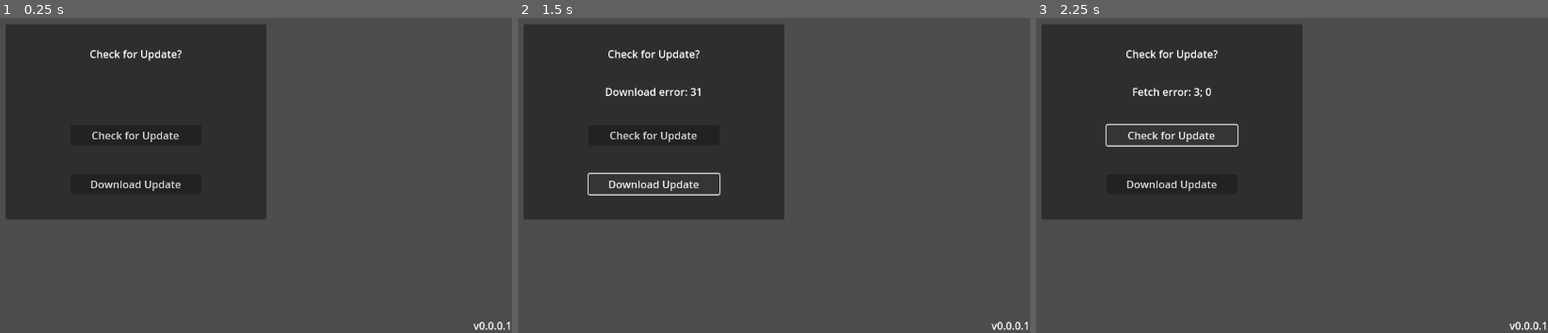
Above: before the commit, frames 1-3 (left to right).
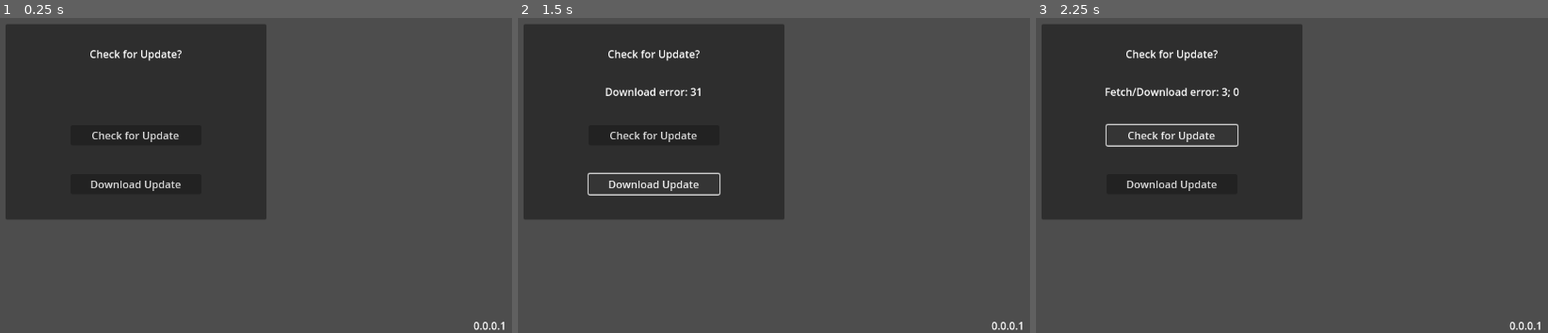
Above: after the commit, the same moments.

Repository: Sparrowworks/Pigeon
Game: Godot game, scene res://AutoUpdater.tscn
The game is run twice, just before and just after one commit, with the same random seed, the same clock (stepped at 60 frames per second) and the same inputs.
Inputs:
- Up to frame 1 (0.25 s): no input
- Up to frame 2 (1.5 s): click "Check for Update" at 0.5 s; click "Download Update" at 1.25 s
- Up to frame 3 (2.25 s): click "Check for Update" at 2 s

The runs differ from the first frame. In frame 1, 0.1% of the frame differs, in the area x 92-100%, y 96-100%; in frame 2, 0.1%; in frame 3, 0.5%, in the area x 13-100%, y 22-100%.

Commit message:
merged fetchrequest and downloadrequest

Diff:
--- a/AutoUpdater.gd
+++ b/AutoUpdater.gd
@@ -1,11 +1,9 @@
 class_name AutoUpdater extends Control
 
-@export var current_version: String = "v" + ProjectSettings.get_setting("application/config/version")
 @export var pck_url: String = "https://api.github.com/repos/Sparrowworks/Pigeon/releases/latest"
 
-@onready var fetch_request: HTTPRequest = $FetchRequest
-@onready var download_request: HTTPRequest = $DownloadRequest
-
+@onready var current_version: String = ProjectSettings.get_setting("application/config/version")
+@onready var pigeon: HTTPRequest = $Pigeon
 @onready var version_text: Label = %VersionText
 @onready var found_text: Label = %Found
 
@@ -17,42 +15,48 @@
 	path_to_pck = OS.get_executable_path().get_base_dir() + "/" + ProjectSettings.get_setting("application/config/name") + ".pck"
 	version_text.text = current_version
 
-func _process(delta: float) -> void:
-	if download_request.get_body_size() > 0:
-		var downloaded: float = float(download_request.get_downloaded_bytes()) / 1024
-		var total: float = float(download_request.get_body_size()) / 1024
+func _process(_delta: float) -> void:
+	if pigeon.get_body_size() > 0:
+		var downloaded: float = float(pigeon.get_downloaded_bytes()) / 1024
+		var total: float = float(pigeon.get_body_size()) / 1024
 		found_text.text = "Downloaded: " + str(downloaded) + "KB /" + str(total) + "KB"
 
-func _on_fetch_request_completed(result: int, response_code: int, headers: PackedStringArray, body: PackedByteArray) -> void:
-	if result == 0 and response_code == 200:
-		var latest_version: Dictionary = JSON.parse_string(body.get_string_from_utf8())
-
-		if current_version != latest_version["name"]:
-			found_text.text = "Found new version: " + latest_version["name"]
-
-			download_url = latest_version["assets"][0]["browser_download_url"]
-			download_file = "user://" + latest_version["assets"][0]["name"]
-		else:
-			found_text.text = "Already has the newest version."
-	else:
-		found_text.text = "Fetch error: " + str(result) + "; " + str(response_code)
-
-func _on_download_request_completed(result: int, response_code: int, headers: PackedStringArray, body: PackedByteArray) -> void:
+var has_fetched: bool = false
+func _on_pigeon_request_completed(result: int, response_code: int, _headers: PackedStringArray, body: PackedByteArray) -> void:
 	if result == 0 and response_code == 200:
 		set_process(false)
-		found_text.text = "Download complete"
 
-		update_pck()
+		if has_fetched == false:
+			var latest_version: Dictionary = JSON.parse_string(body.get_string_from_utf8())
+
+			if current_version != latest_version["name"]:
+				found_text.text = "Found new version: " + latest_version["name"]
+
+				download_url = latest_version["assets"][0]["browser_download_url"]
+				download_file = "user://" + latest_version["assets"][0]["name"]
+
+				print(download_url)
+				has_fetched = true
+
+			else:
+				found_text.text = "Already has the newest version."
+
+		else:
+			found_text.text = "Download complete"
+			update_pck()
+
+	else:
+		found_text.text = "Fetch/Download error: " + str(result) + "; " + str(response_code)
 
 func _on_check_button_pressed() -> void:
-	var error: Error = fetch_request.request(pck_url)
+	var error: Error = pigeon.request(pck_url)
 
 	if error != OK:
 		found_text.text = "Fetch error: " + str(error)
 
 func _on_download_button_pressed() -> void:
-	download_request.download_file = download_file
-	var error: Error = download_request.request(download_url)
+	pigeon.download_file = download_file
+	var error: Error = pigeon.request(download_url)
 
 	if error != OK:
 		found_text.text = "Download error: " + str(error)
--- a/AutoUpdater.tscn
+++ b/AutoUpdater.tscn
@@ -11,9 +11,7 @@
 grow_vertical = 2
 script = ExtResource("1_0okfk")
 
-[node name="FetchRequest" type="HTTPRequest" parent="."]
-
-[node name="DownloadRequest" type="HTTPRequest" parent="."]
+[node name="Pigeon" type="HTTPRequest" parent="."]
 
 [node name="VersionText" type="Label" parent="."]
 unique_name_in_owner = true
@@ -120,8 +118,7 @@
 grow_vertical = 2
 text = "Restart Game"
 
-[connection signal="request_completed" from="FetchRequest" to="." method="_on_fetch_request_completed"]
-[connection signal="request_completed" from="DownloadRequest" to="." method="_on_download_request_completed"]
+[connection signal="request_completed" from="Pigeon" to="." method="_on_pigeon_request_completed"]
 [connection signal="pressed" from="Panel/VBoxContainer/Control/CheckButton" to="." method="_on_check_button_pressed"]
 [connection signal="pressed" from="Panel/VBoxContainer/Control2/DownloadButton" to="." method="_on_download_button_pressed"]
 [connection signal="pressed" from="Panel/VBoxContainer/Control3/RestartButton" to="." method="_on_restart_button_pressed"]
